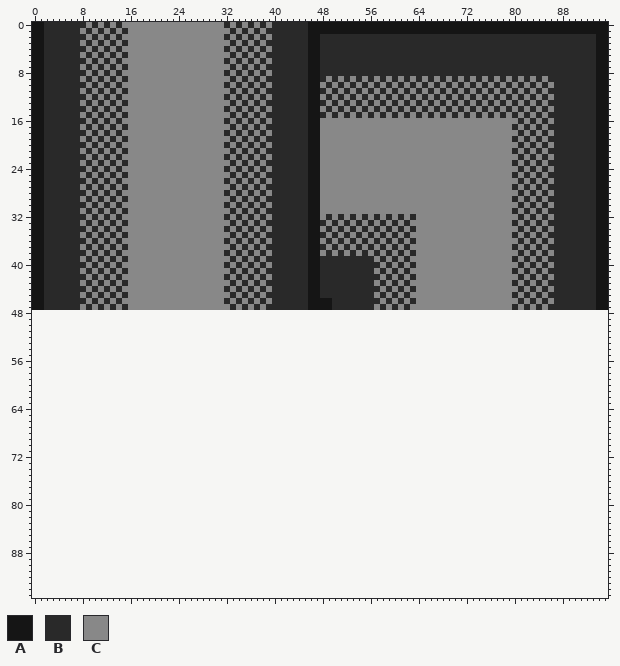
File history of a sprite sheet, assets/tileset.png. Above, as it was before the edit.
The file is 96x48 pixels. The old version is drawn lined up with the new one, on the new canvas.
Palette (. is transparent): A #151515  B #292929  C #888888
Pixels before (only the part around the change), first column x 0:
44 AABBBBBBBCBCBCBCCCCCCCCCCCCCCCCCBCBCBCBCBBBBBBAABBBBBBBBBBCBCBCBCCCCCCCCCCCCCCCCCBCBCBCBBBBBBBAA
45 AABBBBBBCBCBCBCBCCCCCCCCCCCCCCCCCBCBCBCBBBBBBBAABBBBBBBBBCBCBCBCCCCCCCCCCCCCCCCCBCBCBCBBBBBBBBAA
46 AABBBBBBBCBCBCBCCCCCCCCCCCCCCCCCBCBCBCBCBBBBBBAAAABBBBBBBBCBCBCBCCCCCCCCCCCCCCCCCBCBCBCBBBBBBBAA
47 AABBBBBBCBCBCBCBCCCCCCCCCCCCCCCCCBCBCBCBBBBBBBAAAABBBBBBBCBCBCBCCCCCCCCCCCCCCCCCBCBCBCBBBBBBBBAA
48 ................................................................................................
49 ................................................................................................
50 ................................................................................................
51 ................................................................................................
52 ................................................................................................
53 ................................................................................................
54 ................................................................................................
55 ................................................................................................
56 ................................................................................................
57 ................................................................................................
58 ................................................................................................
59 ................................................................................................
60 ................................................................................................
61 ................................................................................................
62 ................................................................................................
63 ................................................................................................
64 ................................................................................................
65 ................................................................................................
66 ................................................................................................
67 ................................................................................................
68 ................................................................................................
69 ................................................................................................
70 ................................................................................................
71 ................................................................................................
72 ................................................................................................
73 ................................................................................................
74 ................................................................................................
75 ................................................................................................
76 ................................................................................................
77 ................................................................................................
78 ................................................................................................
79 ................................................................................................
80 ................................................................................................
81 ................................................................................................
82 ................................................................................................
83 ................................................................................................
84 ................................................................................................
85 ................................................................................................
86 ................................................................................................
87 ................................................................................................
88 ................................................................................................
89 ................................................................................................
90 ................................................................................................
91 ................................................................................................
92 ................................................................................................
93 ................................................................................................
94 ................................................................................................
95 ................................................................................................
New version:
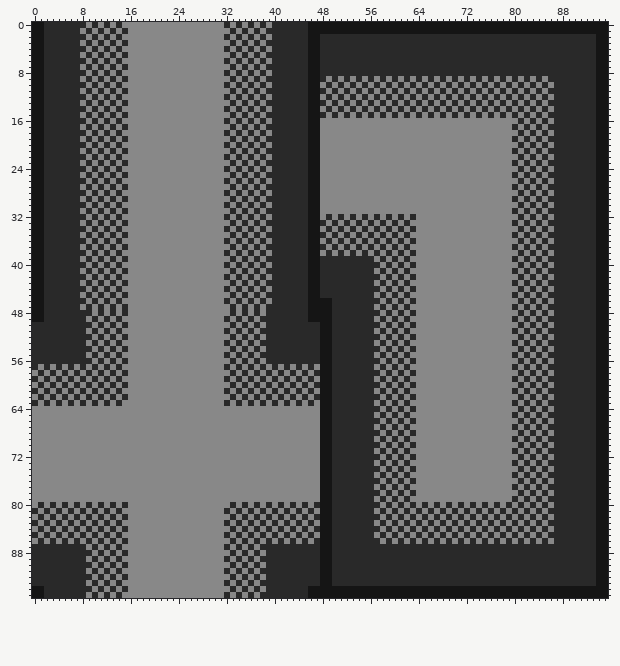
From old to new:
canvas 96x48 -> 96x96
Changed rows in their new state; - is an unchanged pixel.
first column x 0:
48 AABBBBBBBBCBCBCBCCCCCCCCCCCCCCCCCBCBCBCBBBBBBBAAAABBBBBBBBCBCBCBCCCCCCCCCCCCCCCCCBCBCBCBBBBBBBAA
49 AABBBBBBBCBCBCBCCCCCCCCCCCCCCCCCBCBCBCBBBBBBBBAAAABBBBBBBCBCBCBCCCCCCCCCCCCCCCCCBCBCBCBBBBBBBBAA
50 BBBBBBBBBBCBCBCBCCCCCCCCCCCCCCCCCBCBCBCBBBBBBBBBAABBBBBBBBCBCBCBCCCCCCCCCCCCCCCCCBCBCBCBBBBBBBAA
51 BBBBBBBBBCBCBCBCCCCCCCCCCCCCCCCCBCBCBCBBBBBBBBBBAABBBBBBBCBCBCBCCCCCCCCCCCCCCCCCBCBCBCBBBBBBBBAA
52 BBBBBBBBBBCBCBCBCCCCCCCCCCCCCCCCCBCBCBCBBBBBBBBBAABBBBBBBBCBCBCBCCCCCCCCCCCCCCCCCBCBCBCBBBBBBBAA
53 BBBBBBBBBCBCBCBCCCCCCCCCCCCCCCCCBCBCBCBBBBBBBBBBAABBBBBBBCBCBCBCCCCCCCCCCCCCCCCCBCBCBCBBBBBBBBAA
54 BBBBBBBBBBCBCBCBCCCCCCCCCCCCCCCCCBCBCBCBBBBBBBBBAABBBBBBBBCBCBCBCCCCCCCCCCCCCCCCCBCBCBCBBBBBBBAA
55 BBBBBBBBBCBCBCBCCCCCCCCCCCCCCCCCBCBCBCBBBBBBBBBBAABBBBBBBCBCBCBCCCCCCCCCCCCCCCCCBCBCBCBBBBBBBBAA
56 BBBBBBBBBBCBCBCBCCCCCCCCCCCCCCCCCBCBCBCBBBBBBBBBAABBBBBBBBCBCBCBCCCCCCCCCCCCCCCCCBCBCBCBBBBBBBAA
57 BCBCBCBCBCBCBCBCCCCCCCCCCCCCCCCCBCBCBCBCBCBCBCBCAABBBBBBBCBCBCBCCCCCCCCCCCCCCCCCBCBCBCBBBBBBBBAA
58 CBCBCBCBCBCBCBCBCCCCCCCCCCCCCCCCCBCBCBCBCBCBCBCBAABBBBBBBBCBCBCBCCCCCCCCCCCCCCCCCBCBCBCBBBBBBBAA
59 BCBCBCBCBCBCBCBCCCCCCCCCCCCCCCCCBCBCBCBCBCBCBCBCAABBBBBBBCBCBCBCCCCCCCCCCCCCCCCCBCBCBCBBBBBBBBAA
60 CBCBCBCBCBCBCBCBCCCCCCCCCCCCCCCCCBCBCBCBCBCBCBCBAABBBBBBBBCBCBCBCCCCCCCCCCCCCCCCCBCBCBCBBBBBBBAA
61 BCBCBCBCBCBCBCBCCCCCCCCCCCCCCCCCBCBCBCBCBCBCBCBCAABBBBBBBCBCBCBCCCCCCCCCCCCCCCCCBCBCBCBBBBBBBBAA
62 CBCBCBCBCBCBCBCBCCCCCCCCCCCCCCCCCBCBCBCBCBCBCBCBAABBBBBBBBCBCBCBCCCCCCCCCCCCCCCCCBCBCBCBBBBBBBAA
63 BCBCBCBCBCBCBCBCCCCCCCCCCCCCCCCCBCBCBCBCBCBCBCBCAABBBBBBBCBCBCBCCCCCCCCCCCCCCCCCBCBCBCBBBBBBBBAA
64 CCCCCCCCCCCCCCCCCCCCCCCCCCCCCCCCCCCCCCCCCCCCCCCCAABBBBBBBBCBCBCBCCCCCCCCCCCCCCCCCBCBCBCBBBBBBBAA
65 CCCCCCCCCCCCCCCCCCCCCCCCCCCCCCCCCCCCCCCCCCCCCCCCAABBBBBBBCBCBCBCCCCCCCCCCCCCCCCCBCBCBCBBBBBBBBAA
66 CCCCCCCCCCCCCCCCCCCCCCCCCCCCCCCCCCCCCCCCCCCCCCCCAABBBBBBBBCBCBCBCCCCCCCCCCCCCCCCCBCBCBCBBBBBBBAA
67 CCCCCCCCCCCCCCCCCCCCCCCCCCCCCCCCCCCCCCCCCCCCCCCCAABBBBBBBCBCBCBCCCCCCCCCCCCCCCCCBCBCBCBBBBBBBBAA
68 CCCCCCCCCCCCCCCCCCCCCCCCCCCCCCCCCCCCCCCCCCCCCCCCAABBBBBBBBCBCBCBCCCCCCCCCCCCCCCCCBCBCBCBBBBBBBAA
69 CCCCCCCCCCCCCCCCCCCCCCCCCCCCCCCCCCCCCCCCCCCCCCCCAABBBBBBBCBCBCBCCCCCCCCCCCCCCCCCBCBCBCBBBBBBBBAA
70 CCCCCCCCCCCCCCCCCCCCCCCCCCCCCCCCCCCCCCCCCCCCCCCCAABBBBBBBBCBCBCBCCCCCCCCCCCCCCCCCBCBCBCBBBBBBBAA
71 CCCCCCCCCCCCCCCCCCCCCCCCCCCCCCCCCCCCCCCCCCCCCCCCAABBBBBBBCBCBCBCCCCCCCCCCCCCCCCCBCBCBCBBBBBBBBAA
72 CCCCCCCCCCCCCCCCCCCCCCCCCCCCCCCCCCCCCCCCCCCCCCCCAABBBBBBBBCBCBCBCCCCCCCCCCCCCCCCCBCBCBCBBBBBBBAA
73 CCCCCCCCCCCCCCCCCCCCCCCCCCCCCCCCCCCCCCCCCCCCCCCCAABBBBBBBCBCBCBCCCCCCCCCCCCCCCCCBCBCBCBBBBBBBBAA
74 CCCCCCCCCCCCCCCCCCCCCCCCCCCCCCCCCCCCCCCCCCCCCCCCAABBBBBBBBCBCBCBCCCCCCCCCCCCCCCCCBCBCBCBBBBBBBAA
75 CCCCCCCCCCCCCCCCCCCCCCCCCCCCCCCCCCCCCCCCCCCCCCCCAABBBBBBBCBCBCBCCCCCCCCCCCCCCCCCBCBCBCBBBBBBBBAA
76 CCCCCCCCCCCCCCCCCCCCCCCCCCCCCCCCCCCCCCCCCCCCCCCCAABBBBBBBBCBCBCBCCCCCCCCCCCCCCCCCBCBCBCBBBBBBBAA
77 CCCCCCCCCCCCCCCCCCCCCCCCCCCCCCCCCCCCCCCCCCCCCCCCAABBBBBBBCBCBCBCCCCCCCCCCCCCCCCCBCBCBCBBBBBBBBAA
78 CCCCCCCCCCCCCCCCCCCCCCCCCCCCCCCCCCCCCCCCCCCCCCCCAABBBBBBBBCBCBCBCCCCCCCCCCCCCCCCCBCBCBCBBBBBBBAA
79 CCCCCCCCCCCCCCCCCCCCCCCCCCCCCCCCCCCCCCCCCCCCCCCCAABBBBBBBCBCBCBCCCCCCCCCCCCCCCCCBCBCBCBBBBBBBBAA
80 CBCBCBCBCBCBCBCBCCCCCCCCCCCCCCCCCBCBCBCBCBCBCBCBAABBBBBBBBCBCBCBCBCBCBCBCBCBCBCBCBCBCBCBBBBBBBAA
81 BCBCBCBCBCBCBCBCCCCCCCCCCCCCCCCCBCBCBCBCBCBCBCBCAABBBBBBBCBCBCBCBCBCBCBCBCBCBCBCBCBCBCBBBBBBBBAA
82 CBCBCBCBCBCBCBCBCCCCCCCCCCCCCCCCCBCBCBCBCBCBCBCBAABBBBBBBBCBCBCBCBCBCBCBCBCBCBCBCBCBCBCBBBBBBBAA
83 BCBCBCBCBCBCBCBCCCCCCCCCCCCCCCCCBCBCBCBCBCBCBCBCAABBBBBBBCBCBCBCBCBCBCBCBCBCBCBCBCBCBCBBBBBBBBAA
84 CBCBCBCBCBCBCBCBCCCCCCCCCCCCCCCCCBCBCBCBCBCBCBCBAABBBBBBBBCBCBCBCBCBCBCBCBCBCBCBCBCBCBCBBBBBBBAA
85 BCBCBCBCBCBCBCBCCCCCCCCCCCCCCCCCBCBCBCBCBCBCBCBCAABBBBBBBCBCBCBCBCBCBCBCBCBCBCBCBCBCBCBBBBBBBBAA
86 CBCBCBCBCBCBCBCBCCCCCCCCCCCCCCCCCBCBCBCBCBCBCBCBAABBBBBBBBCBCBCBCBCBCBCBCBCBCBCBCBCBCBCBBBBBBBAA
87 BBBBBBBBBCBCBCBCCCCCCCCCCCCCCCCCBCBCBCBBBBBBBBBBAABBBBBBBBBBBBBBBBBBBBBBBBBBBBBBBBBBBBBBBBBBBBAA
88 BBBBBBBBBBCBCBCBCCCCCCCCCCCCCCCCCBCBCBCBBBBBBBBBAABBBBBBBBBBBBBBBBBBBBBBBBBBBBBBBBBBBBBBBBBBBBAA
89 BBBBBBBBBCBCBCBCCCCCCCCCCCCCCCCCBCBCBCBBBBBBBBBBAABBBBBBBBBBBBBBBBBBBBBBBBBBBBBBBBBBBBBBBBBBBBAA
90 BBBBBBBBBBCBCBCBCCCCCCCCCCCCCCCCCBCBCBCBBBBBBBBBAABBBBBBBBBBBBBBBBBBBBBBBBBBBBBBBBBBBBBBBBBBBBAA
91 BBBBBBBBBCBCBCBCCCCCCCCCCCCCCCCCBCBCBCBBBBBBBBBBAABBBBBBBBBBBBBBBBBBBBBBBBBBBBBBBBBBBBBBBBBBBBAA
92 BBBBBBBBBBCBCBCBCCCCCCCCCCCCCCCCCBCBCBCBBBBBBBBBAABBBBBBBBBBBBBBBBBBBBBBBBBBBBBBBBBBBBBBBBBBBBAA
93 BBBBBBBBBCBCBCBCCCCCCCCCCCCCCCCCBCBCBCBBBBBBBBBBAABBBBBBBBBBBBBBBBBBBBBBBBBBBBBBBBBBBBBBBBBBBBAA
94 AABBBBBBBBCBCBCBCCCCCCCCCCCCCCCCCBCBCBCBBBBBBBAAAAAAAAAAAAAAAAAAAAAAAAAAAAAAAAAAAAAAAAAAAAAAAAAA
95 AABBBBBBBCBCBCBCCCCCCCCCCCCCCCCCBCBCBCBBBBBBBBAAAAAAAAAAAAAAAAAAAAAAAAAAAAAAAAAAAAAAAAAAAAAAAAAA
